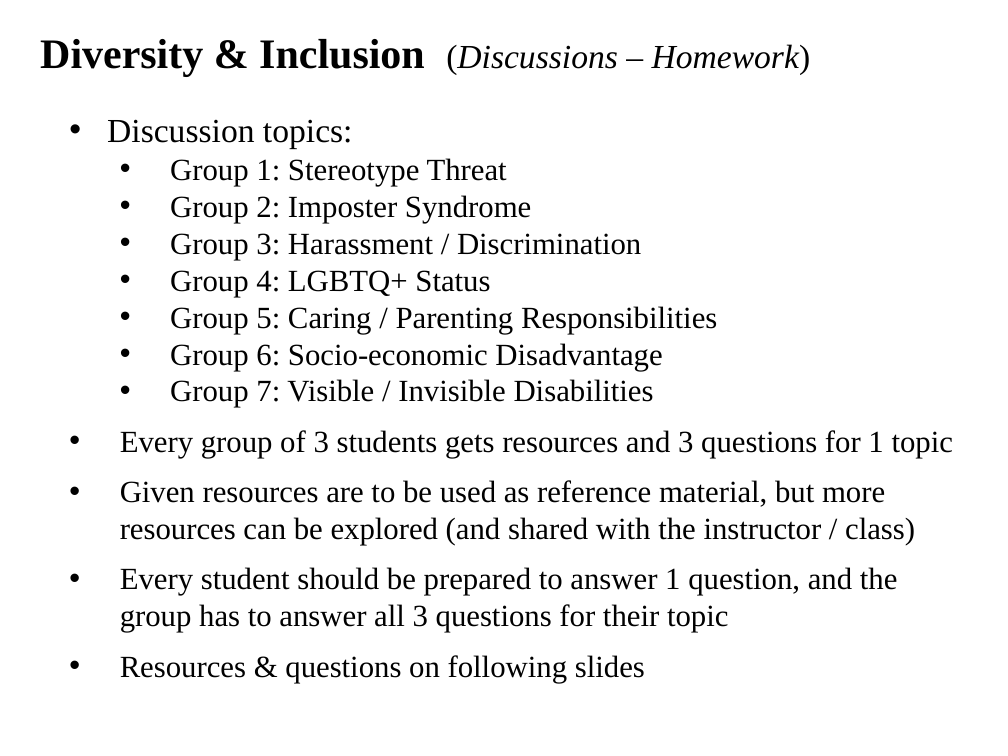
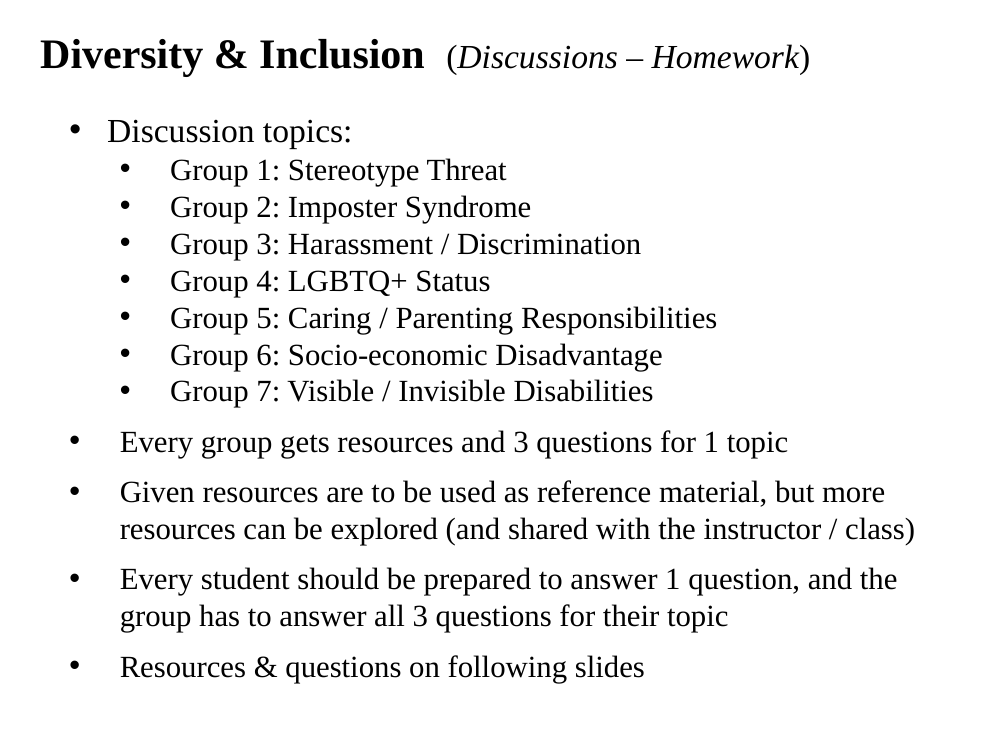
Before and after one commit to ajvanderhorst/PhysicsCapstoneGW, a slide deck: slide 14 of Topics/Slides/ClassCommunity2DiversityInclusion.pptx (slide 9 before the commit). Drawn at 1008x756 pixels with LibreOffice and Linux fonts; fonts in the diff are those of the drawing. Boxes give left, top, right and bottom in pixels: in the first picture for what was removed or moved away, otherwise in the second. Text is boxed around its words. In the diff, an @@ line names an element or a change of style, - is before the commit and + after.

```diff
--- a/Topics/Slides/ClassCommunity2DiversityInclusion.pptx
+++ b/Topics/Slides/ClassCommunity2DiversityInclusion.pptx
@@ text at [120, 430, 788, 458]: text changed @@
-• Every group of 3 students gets resources and 3 questions for 1 topic
+• Every group gets resources and 3 questions for 1 topic
```
Also in this commit, not shown: 1 other slide changed, 5 slides added, 2 other files.
